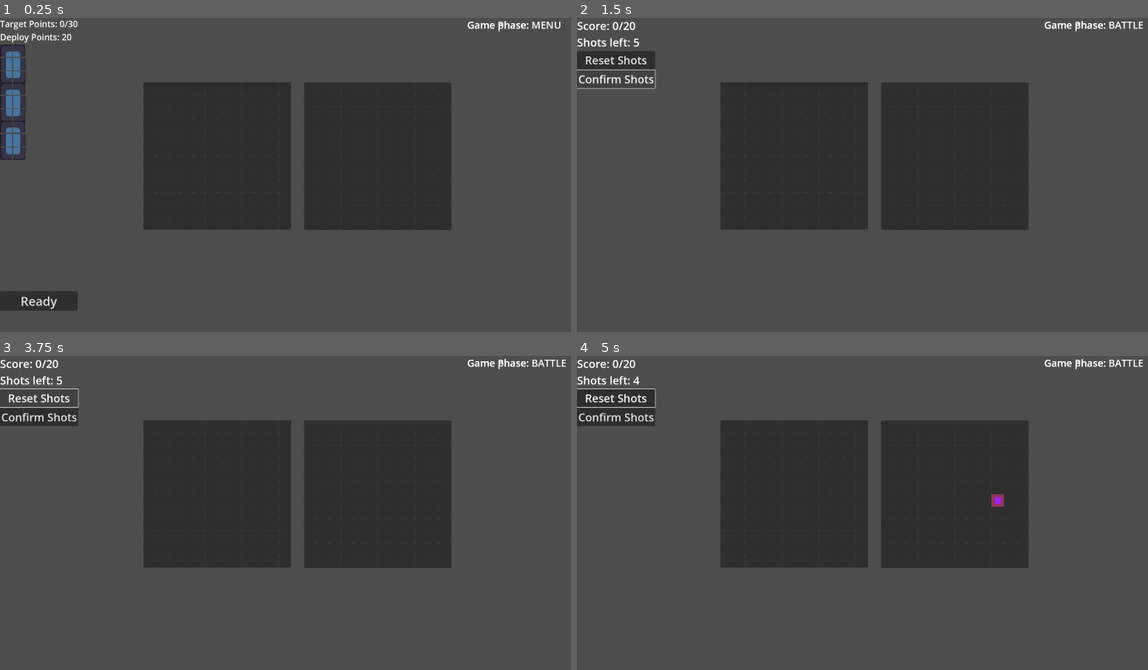
Above: before the commit, frames 1-4 (two rows, left to right).
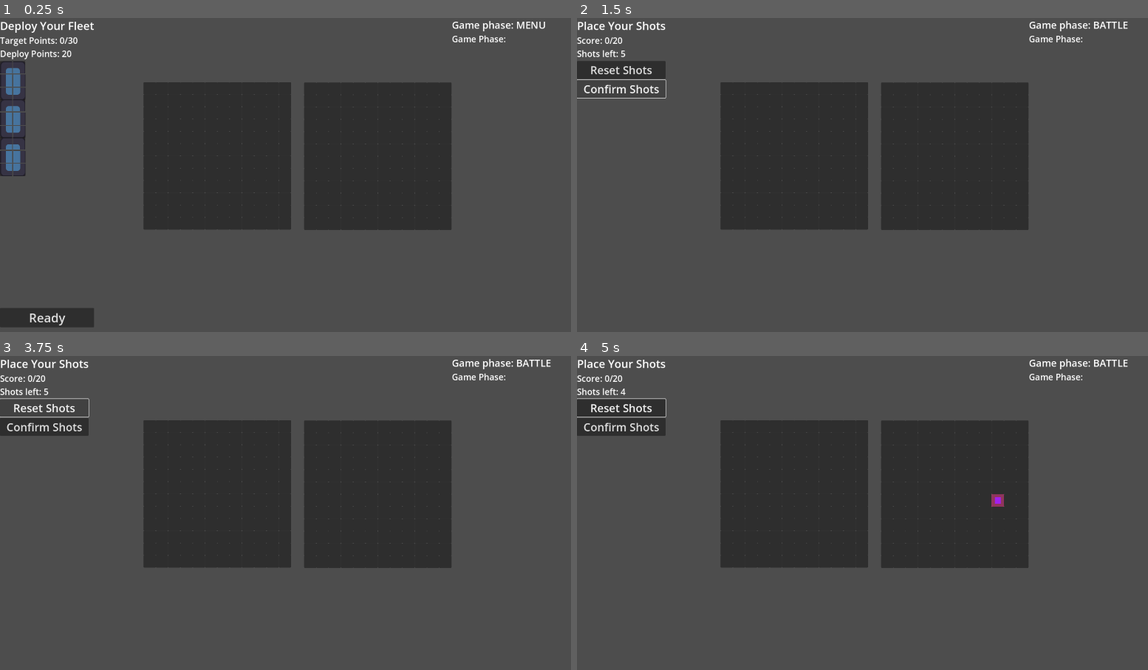
Above: after the commit, the same moments.

Repository: super-Colin/warboats
Game: Godot game, scene res://game.tscn
Two runs of this game, one before a commit and one after it. Both use one fixed random seed, a clock stepped at 60 frames per second and the inputs below. The engine's default icon, where the game draws it, is replaced by a stand-in: a white triangle on a blue panel in a dark square.
Inputs (mouse positions are in pixels of both pictures, inside the frame that each line leads up to):
- Up to frame 1 (0.25 s): no input
- Up to frame 2 (1.5 s): click "Ready" at 0.5 s; click "Confirm Shots" at 1.25 s
- Up to frame 3 (3.75 s): click "Confirm Shots" at 2 s; click "Confirm Shots" at 2.75 s; click "Reset Shots" at 3.5 s
- Up to frame 4 (5 s): move the mouse to (999, 506) at 4.27 s; click (999, 506) at 4.35 s

The runs differ from the first frame. In frame 1, 3.5% of the frame differs, in the area x 0-99%, y 0-99%; in frame 2, 1.9%; in frame 3, 2.0%; in frame 4, 2.3%.

Commit message:
counts up total target points

Diff:
--- a/UI/battle_menu.tscn
+++ b/UI/battle_menu.tscn
@@ -12,15 +12,20 @@
 offset_right = 40.0
 offset_bottom = 40.0
 
+[node name="Label3" type="Label" parent="VBoxContainer"]
+layout_mode = 2
+theme_override_font_sizes/font_size = 36
+text = "Place Your Shots"
+
 [node name="Label" type="Label" parent="VBoxContainer"]
 layout_mode = 2
-theme_override_font_sizes/font_size = 36
+theme_override_font_sizes/font_size = 28
 text = "Score: 0/20"
 
 [node name="ShotsLeft" type="Label" parent="VBoxContainer"]
 unique_name_in_owner = true
 layout_mode = 2
-theme_override_font_sizes/font_size = 36
+theme_override_font_sizes/font_size = 28
 text = "Shots left: 3"
 
 [node name="ResetShots" type="Button" parent="VBoxContainer"]
--- a/UI/debug_panel.gd
+++ b/UI/debug_panel.gd
@@ -6,7 +6,10 @@
 func _ready() -> void:
 	updatePhaseLabel()
 	Globals.s_battlePhaseChanged.connect(updatePhaseLabel)
+	Globals.s_deployBoardChanged.connect(updateFleet)
 
+func updateFleet():
+	%Fleet.text = str(Globals.friendlyGrid.shipsContained)
 
 func updatePhaseLabel():
 	%GamePhase.text = "Game phase: "+str(Globals.BattlePhases.keys()[Globals.currentBattlePhase])
--- a/UI/debug_panel.tscn
+++ b/UI/debug_panel.tscn
@@ -1,9 +1,9 @@
-[gd_scene load_steps=2 format=3 uid="uid://0eoaflvdse3"]
+[gd_scene load_steps=2 format=3 uid="uid://64o0w5isorff"]
 
 [ext_resource type="Script" path="res://UI/debug_panel.gd" id="1_1mbwq"]
 
 [node name="DebugPanel" type="Control"]
-custom_minimum_size = Vector2(400, 0)
+custom_minimum_size = Vector2(450, 0)
 layout_mode = 3
 anchors_preset = 1
 anchor_left = 1.0
@@ -11,17 +11,21 @@
 grow_horizontal = 0
 script = ExtResource("1_1mbwq")
 
-[node name="GamePhase" type="Label" parent="."]
-unique_name_in_owner = true
+[node name="VBoxContainer" type="VBoxContainer" parent="."]
 layout_mode = 0
 offset_right = 40.0
-offset_bottom = 23.0
+offset_bottom = 40.0
+
+[node name="GamePhase" type="Label" parent="VBoxContainer"]
+unique_name_in_owner = true
+layout_mode = 2
 theme_override_font_sizes/font_size = 32
 text = "Game Phase:"
 
-[node name="GameSubPhase" type="Label" parent="."]
+[node name="Fleet" type="Label" parent="VBoxContainer"]
 unique_name_in_owner = true
-offset_right = 40.0
-offset_bottom = 23.0
-theme_override_font_sizes/font_size = 32
+custom_minimum_size = Vector2(400, 0)
+layout_mode = 2
+theme_override_font_sizes/font_size = 28
 text = "Game Phase:"
+autowrap_mode = 2
--- a/UI/deploy_menu.gd
+++ b/UI/deploy_menu.gd
@@ -4,6 +4,18 @@
 func _ready() -> void:
 	%Ready.pressed.connect(func():Globals.s_deployReady.emit())
 	Globals.s_beginBattlePhase.connect(_beginBattlePhase)
+	Globals.s_deployBoardChanged.connect(updateTargetPoints)
+	Globals.s_deployBoardChanged.connect(updateDeployPoints)
+	#updateTargetPoints()
+	#updateDeployPoints()
 
 func _beginBattlePhase():
 	$'.'.visible = false
+
+
+func updateDeployPoints():
+	%DeployPoints.text = "Deploy Points: " + str(Globals.friendlyGrid.calcSpentDeployPoints()) + "/" + str(Globals.roundDeployPoints)
+
+
+func updateTargetPoints():
+	%TargetPoints.text = "Target Points: " + str(Globals.friendlyGrid.calcTotalTargetPoints()) + "/" + str(Globals.roundMinTargetPoints)
--- a/UI/deploy_menu.tscn
+++ b/UI/deploy_menu.tscn
@@ -20,14 +20,21 @@
 [node name="VBoxContainer" type="VBoxContainer" parent="HBoxContainer/VBoxContainer"]
 layout_mode = 2
 
-[node name="Label2" type="Label" parent="HBoxContainer/VBoxContainer/VBoxContainer"]
+[node name="Label3" type="Label" parent="HBoxContainer/VBoxContainer/VBoxContainer"]
+layout_mode = 2
+theme_override_font_sizes/font_size = 36
+text = "Deploy Your Fleet"
+
+[node name="TargetPoints" type="Label" parent="HBoxContainer/VBoxContainer/VBoxContainer"]
+unique_name_in_owner = true
 layout_mode = 2
 tooltip_text = "You must place at least this many points worth of ships on the field."
 mouse_filter = 1
 theme_override_font_sizes/font_size = 28
 text = "Target Points: 0/30"
 
-[node name="Label" type="Label" parent="HBoxContainer/VBoxContainer/VBoxContainer"]
+[node name="DeployPoints" type="Label" parent="HBoxContainer/VBoxContainer/VBoxContainer"]
+unique_name_in_owner = true
 layout_mode = 2
 theme_override_font_sizes/font_size = 28
 text = "Deploy Points: 20"
--- a/board_grid.gd
+++ b/board_grid.gd
@@ -6,8 +6,55 @@
 var cellsRefs = []
 var currentlyHighlightedCells = []
 var unconfirmedShots = 0
+var shipsContained = []
 
 var cell_scene = preload("res://grid_cell.tscn")
+
+
+
+func _ready() -> void:
+	for c in $'.'.get_children(): # current cells are only there to be visibile in the editor
+		c.queue_free()
+	if friendly:
+		Globals.friendlyGrid = $'.'
+	else:
+		Globals.s_placeShotMarker.connect(_placeShotMarker)
+		Globals.enemyGrid = $'.'
+	Globals.s_resetShotMarkers.connect(_resetShotMarkers)
+	Globals.coordHoveredOn.connect(cellHoveredOn)
+	Globals.coordHoveredOff.connect(cellHoveredOff)
+	makeCells()
+
+
+
+func setShipIntoGrid(ship:Node, startingCoord:Vector2):
+	print("grid - setting ship")
+	Globals.s_removeShipFromBoard.emit(ship.shipId)
+	Globals.s_clearBoardHighlights.emit()
+	for x in ship.shipShape.x:
+		var xActual =  startingCoord.x + x
+		for y in ship.shipShape.y:
+			var yActual =  startingCoord.y + y
+			cellsRefs[xActual][yActual].isShip = true
+			cellsRefs[xActual][yActual].shipRef = ship # while placing ships, ship is still invisible on the side invisible
+			var shipTextureTile = ship.get_node("x"+str(x)+"y"+str(y)).texture
+			cellsRefs[xActual][yActual].texture = shipTextureTile
+			cellsRefs[xActual][yActual].draggable = true
+	shipsContained.append(ship)
+	Globals.s_deployBoardChanged.emit()
+
+
+func calcTotalTargetPoints():
+	var total = 0
+	for s in shipsContained:
+		#total += shipsContained[s]
+		total += s.targetPoints
+	return total
+
+func calcSpentDeployPoints():
+	return 10
+
+
 
 func addToUnconfirmedShots():
 	unconfirmedShots += 1
@@ -21,18 +68,60 @@
 func calcRemainingShots():
 	return calcTotalShots() - unconfirmedShots
 
-func _ready() -> void:
-	for c in $'.'.get_children(): # current cells are only there to be visibile in the editor
-		c.queue_free()
-	if friendly:
-		Globals.friendlyGrid = $'.'
-	else:
-		Globals.s_placeShotMarker.connect(_placeShotMarker)
-		Globals.enemyGrid = $'.'
-	Globals.s_resetShotMarkers.connect(_resetShotMarkers)
-	Globals.coordHoveredOn.connect(cellHoveredOn)
-	Globals.coordHoveredOff.connect(cellHoveredOff)
-	makeCells()
+
+
+
+#func doesShapeFit(shape:Vector2, startingCoord:Vector2=Vector2.ZERO):
+	#for x in shape.x:
+		#if not cellsRefs.size() > x:
+			#print("ran out of space on the x axis")
+			#return false
+		#for y in shape.y:
+			#if not cellsRefs[x].size() > y:
+				#print("ran out of space on the y axis")
+				#return false
+
+
+# could add red highlight for incompatible cells, but thats a lot
+func hightlightShape(shape:Vector2, startingCoord:Vector2=Vector2.ZERO):
+	for c in currentlyHighlightedCells:
+		c.disableHighlight()
+	var allGood = true
+	for x in shape.x:
+		var xActual =  startingCoord.x + x
+		if not cellsRefs.size() > xActual:
+			#print("ran out of space on the x axis")
+			return false
+		for y in shape.y:
+			var yActual =  startingCoord.y + y
+			if not cellsRefs[xActual].size() > yActual:
+				#print("ran out of space on the y axis")
+				return false
+			if not cellsRefs[xActual][yActual].isEmpty():
+				allGood = false
+				#cellsRefs[xActual][yActual].enableBadHighlight()
+			else:
+				cellsRefs[xActual][yActual].enableHighlight()
+				currentlyHighlightedCells.append(cellsRefs[xActual][yActual])
+	return allGood
+
+
+func makeCells():
+	#var halfCellSize = cellSize / 2
+	for x in gridSize.x:
+		cellsRefs.append([])
+		for y in gridSize.y:
+			var newCell = cell_scene.instantiate()
+			newCell.coords = Vector2(x, y)
+			newCell.setSize(cellSize)
+			newCell.position = Vector2(cellSize.x * x, cellSize.y * y)
+			#newCell.position += halfCellSize # add offset since the position is based on the center of then cell
+			$'.'.add_child(newCell)
+			cellsRefs[x].append(newCell)
+	#print("grid - cellRefs: ", cellsRefs)
+
+
+
 
 func cellHoveredOn(coords:Vector2):
 	if Globals.currentBattlePhase != Globals.BattlePhases.BATTLE:
@@ -51,66 +140,12 @@
 func _resetShotMarkers():
 	unconfirmedShots = 0
 func _placeShotMarker(coords):
+	if not Globals.currentBattlePhase == Globals.BattlePhases.BATTLE:
+		return
 	if calcRemainingShots() > 0 and not cellsRefs[coords.x][coords.y].isMarkedForShot:
 		if cellsRefs[coords.x][coords.y].makeUncomfirmedMarker():
 			unconfirmedShots += 1
 			Globals.s_placedShotMarker.emit()
-		print("grid - shots left: ", calcRemainingShots(), ", unconfirmed shots: ", unconfirmedShots)
-	else:
-		print("grid - no shots left")
-
-func setShipIntoGrid(ship:Node, startingCoord:Vector2):
-	print("grid - setting ship")
-	Globals.s_removeShipFromBoard.emit(ship.shipId)
-	Globals.s_clearBoardHighlights.emit()
-	for x in ship.shipShape.x:
-		var xActual =  startingCoord.x + x
-		for y in ship.shipShape.y:
-			var yActual =  startingCoord.y + y
-			cellsRefs[xActual][yActual].isShip = true
-			cellsRefs[xActual][yActual].shipRef = ship # while placing ships, ship is still invisible on the side invisible
-			var shipTextureTile = ship.get_node("x"+str(x)+"y"+str(y)).texture
-			cellsRefs[xActual][yActual].texture = shipTextureTile
-			cellsRefs[xActual][yActual].draggable = true
-
-func doesShapeFit(shape:Vector2, startingCoord:Vector2=Vector2.ZERO):
-	for x in shape.x:
-		if not cellsRefs.size() > x:
-			print("ran out of space on the x axis")
-			return false
-		for y in shape.y:
-			if not cellsRefs[x].size() > y:
-				print("ran out of space on the y axis")
-				return false
-
-func hightlightShape(shape:Vector2, startingCoord:Vector2=Vector2.ZERO):
-	for c in currentlyHighlightedCells:
-		c.disableHighlight()
-	for x in shape.x:
-		var xActual =  startingCoord.x + x
-		if not cellsRefs.size() > xActual:
-			print("ran out of space on the x axis")
-			return false
-		for y in shape.y:
-			var yActual =  startingCoord.y + y
-			if not cellsRefs[xActual].size() > yActual:
-				print("ran out of space on the y axis")
-				return false
-			cellsRefs[xActual][yActual].enableHighlight()
-			currentlyHighlightedCells.append(cellsRefs[xActual][yActual])
-	return true
-
-
-func makeCells():
-	#var halfCellSize = cellSize / 2
-	for x in gridSize.x:
-		cellsRefs.append([])
-		for y in gridSize.y:
-			var newCell = cell_scene.instantiate()
-			newCell.coords = Vector2(x, y)
-			newCell.setSize(cellSize)
-			newCell.position = Vector2(cellSize.x * x, cellSize.y * y)
-			#newCell.position += halfCellSize # add offset since the position is based on the center of then cell
-			$'.'.add_child(newCell)
-			cellsRefs[x].append(newCell)
-	#print("grid - cellRefs: ", cellsRefs)
+		#print("grid - shots left: ", calcRemainingShots(), ", unconfirmed shots: ", unconfirmedShots)
+	#else:
+		#print("grid - no shots left")
--- a/globals.gd
+++ b/globals.gd
@@ -37,6 +37,8 @@
 func calcRemainingShots():
 	return friendlyGrid.calcTotalShots() - enemyGrid.calcTotalMarkers()
 
+signal s_deployBoardChanged
+
 
 func _ready() -> void:
 	#s_friendlySideReady.connect(func(): friendlySideReady = true)
@@ -50,7 +52,8 @@
 
 
 
-
+var roundMinTargetPoints = 30
+var roundDeployPoints = 20
 
 
 
--- a/grid_cell.gd
+++ b/grid_cell.gd
@@ -21,7 +21,7 @@
 	$'.'.mouse_entered.connect(startHoverState)
 	$'.'.mouse_exited.connect(endHoverState)
 
-# Set size
+# Set size, called by parent grid
 func setSize(newSize:Vector2):
 	customSize = newSize
 	$'.'.custom_minimum_size = newSize
@@ -38,6 +38,10 @@
 func lockIntoPlace():
 	draggable = false
 
+func isEmpty():
+	if not confirmed and not isShip:
+		return true
+
 func removeShipSprite(shipId):
 	if isShip and shipRef.shipId == shipId:
 		#print("cell - clearing out ship sprite, at coords: ", coords)
@@ -46,7 +50,7 @@
 # Drag and Drop
 func _get_drag_data(at_position: Vector2) -> Variant:
 	if not draggable:
-		print("cell - NOT draggable")
+		#print("cell - NOT draggable")
 		return null
 	var preview = shipRef.duplicate()
 	preview.visible = true
@@ -55,7 +59,7 @@
 	return shipRef
 
 func _can_drop_data(at_position: Vector2, data: Variant) -> bool:
-	if not droppable:
+	if not droppable or not $'.'.get_parent().friendly:
 		return false
 	if data is Node and "shipShape" in data:
 		return $'.'.get_parent().hightlightShape(data.shipShape, coords)
@@ -81,6 +85,14 @@
 			makeHMissMarker()
 		isMarkedForShot = false
 		confirmed = true
+
+
+
+
+
+
+
+
 
 # Hover state
 func startHoverState():
--- a/ship.gd
+++ b/ship.gd
@@ -2,9 +2,12 @@
 
 @export var shipShape:Vector2 = Vector2(1, 3)
 @export var shipId:int = 3
+@export var targetPoints = 3
+@export var deployCost = 3
+@export var shotsAvailable = 1
+
 var textures
 var placedAt:Vector2
-
 var dragging = false
 
 
--- a/ship.tscn
+++ b/ship.tscn
@@ -18,6 +18,7 @@
 offset_bottom = 120.0
 script = ExtResource("1_u0ts2")
 shipShape = Vector2(2, 3)
+targetPoints = 5
 
 [node name="x0y0" parent="." instance=ExtResource("3_7aa8i")]
 layout_mode = 0
@@ -27,6 +28,24 @@
 texture = ExtResource("4_3pak3")
 droppable = false
 
+[node name="x0y1" parent="." instance=ExtResource("3_7aa8i")]
+layout_mode = 0
+offset_top = 44.0
+offset_right = 40.0
+offset_bottom = 84.0
+mouse_filter = 2
+texture = ExtResource("6_skj5g")
+droppable = false
+
+[node name="x0y2" parent="." instance=ExtResource("3_7aa8i")]
+layout_mode = 0
+offset_top = 87.0
+offset_right = 40.0
+offset_bottom = 127.0
+mouse_filter = 2
+texture = ExtResource("8_3r0tt")
+droppable = false
+
 [node name="x1y0" parent="." instance=ExtResource("3_7aa8i")]
 layout_mode = 0
 offset_left = 42.0
@@ -34,15 +53,6 @@
 offset_bottom = 40.0
 mouse_filter = 2
 texture = ExtResource("5_ve2y3")
-droppable = false
-
-[node name="x0y1" parent="." instance=ExtResource("3_7aa8i")]
-layout_mode = 0
-offset_top = 44.0
-offset_right = 40.0
-offset_bottom = 84.0
-mouse_filter = 2
-texture = ExtResource("6_skj5g")
 droppable = false
 
 [node name="x1y1" parent="." instance=ExtResource("3_7aa8i")]
@@ -55,15 +65,6 @@
 texture = ExtResource("7_c01vr")
 droppable = false
 
-[node name="x0y2" parent="." instance=ExtResource("3_7aa8i")]
-layout_mode = 0
-offset_top = 87.0
-offset_right = 40.0
-offset_bottom = 127.0
-mouse_filter = 2
-texture = ExtResource("8_3r0tt")
-droppable = false
-
 [node name="x1y2" parent="." instance=ExtResource("3_7aa8i")]
 layout_mode = 0
 offset_left = 43.0
Not shown: 1 places in game.tscn that only renumber resources
